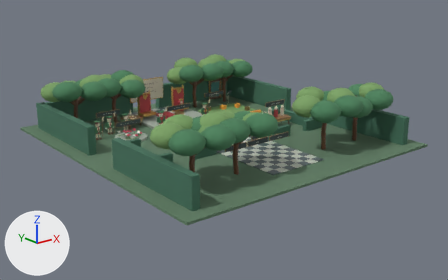
The glTF model games/white-rabbit/public/models/court.glb, before and after one commit.
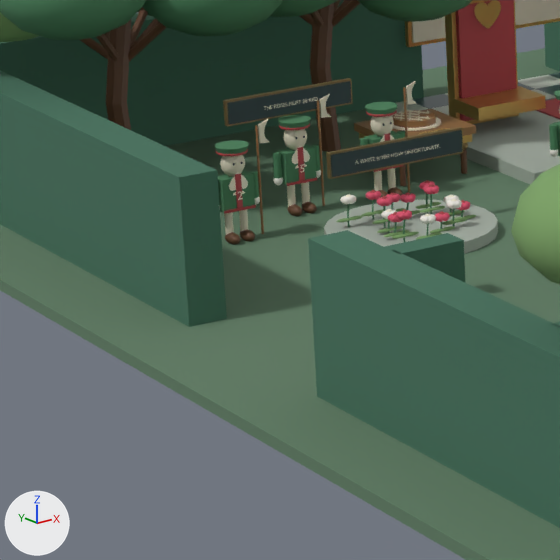
The first picture shows the older version from a 50 mm lens placed at (-41.4, -53.4, 20.6), pointed at (0.2, -1.4, -0.2). The close-ups show the older and then the newer version on the part from 12% to 35% of the width and 34% to 71% of the height of that picture. Only the edits that show in the close-ups are written down. Arrows for +X, +Y and +Z are at lower left; the lights stay in place. Where no turn or scale is listed for an object, it has been applied to the vertices. Vertices at exactly the same position are counted once.

Objects in the first close-up: 'architecture_gold', 'architecture_hedge', 'architecture_leaf', 'architecture_leaflight', 'architecture_red', 'architecture_wood', 'court ground', 'court stage', 'decree panel', 'gardener testimony.001', 'rose bed', 'rose plaque.001' and 88 more.
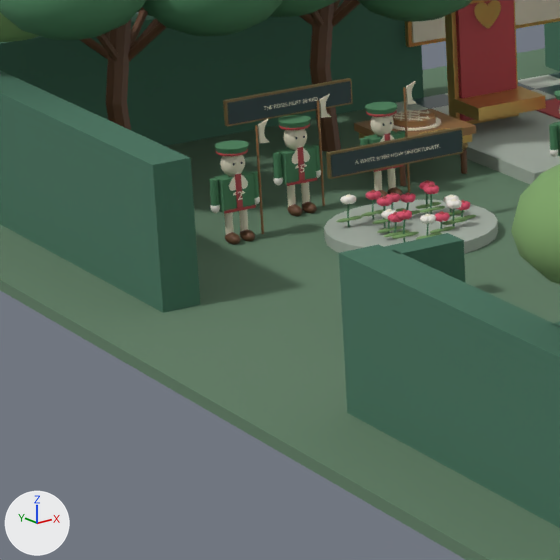
Where the newer file only moved an object's origin or applied its transform, the numbers keep the older frame.

Boxes (x1, y1, x2, y2) around the edits, measured in the close-ups (560 x 560 px; the box of a moved part takes in the faces that stretch with it):
part 1 of me_outer_hedge_004, moved or reshaped
    before: (0, 70, 227, 327)
    after: (0, 70, 200, 313)
part 2 of me_outer_hedge_004, moved or reshaped
    before: (308, 230, 560, 528)
    after: (339, 244, 560, 528)

What the commit changed:
me_outer_hedge_004 has 144 vertices, 216 faces and spans x -0.4..28.4, y -24.5..6.5, z -1.5..1.5.
me_outer_hedge_004 is used by ob_architecture_hedge; location (-14.0, 9.0, 1.5).
Before the commit, vertices of me_outer_hedge_004: 0 (-0.4, -6.5, -1.5) at pixel (189, 327), 1 (0.4, -6.5, -1.5) at pixel (226, 318), 4 (-0.4, -6.5, 1.5) at pixel (179, 177), 5 (0.4, -6.5, 1.5) at pixel (217, 170).
Before the commit, vertices of me_outer_hedge_004: 10 (0.4, -11.5, -1.5), 11 (-0.4, -11.5, -1.5) at pixel (317, 396), 14 (0.4, -11.5, 1.5) at pixel (347, 230), 15 (-0.4, -11.5, 1.5) at pixel (308, 238).
Part 1, on me_outer_hedge_004:
Vertices 0, 1, 4, 5 of me_outer_hedge_004 move by (0.0, 1.1, 0.0).
Part 2, on me_outer_hedge_004:
Vertices 10, 11, 14, 15 of me_outer_hedge_004 move by (0.0, -1.1, 0.0).
